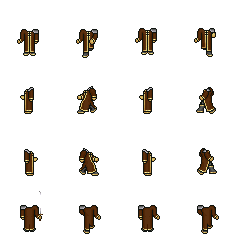
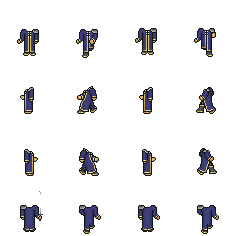
Before/after of a 236px x 236px layered artwork. What changed in the layer stack:
painted on "레이어 2" over [17, 28, 219, 234]
removed layer "레이어 1" over [17, 28, 217, 234]
